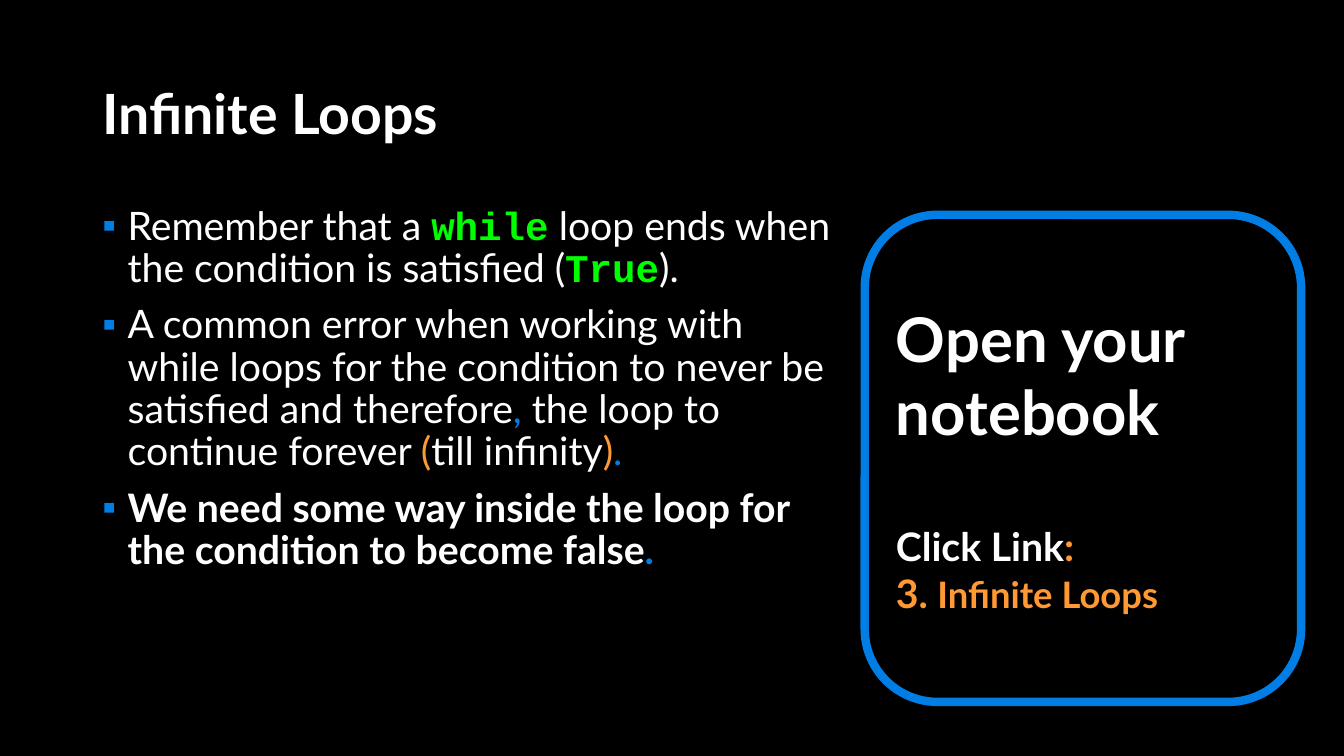
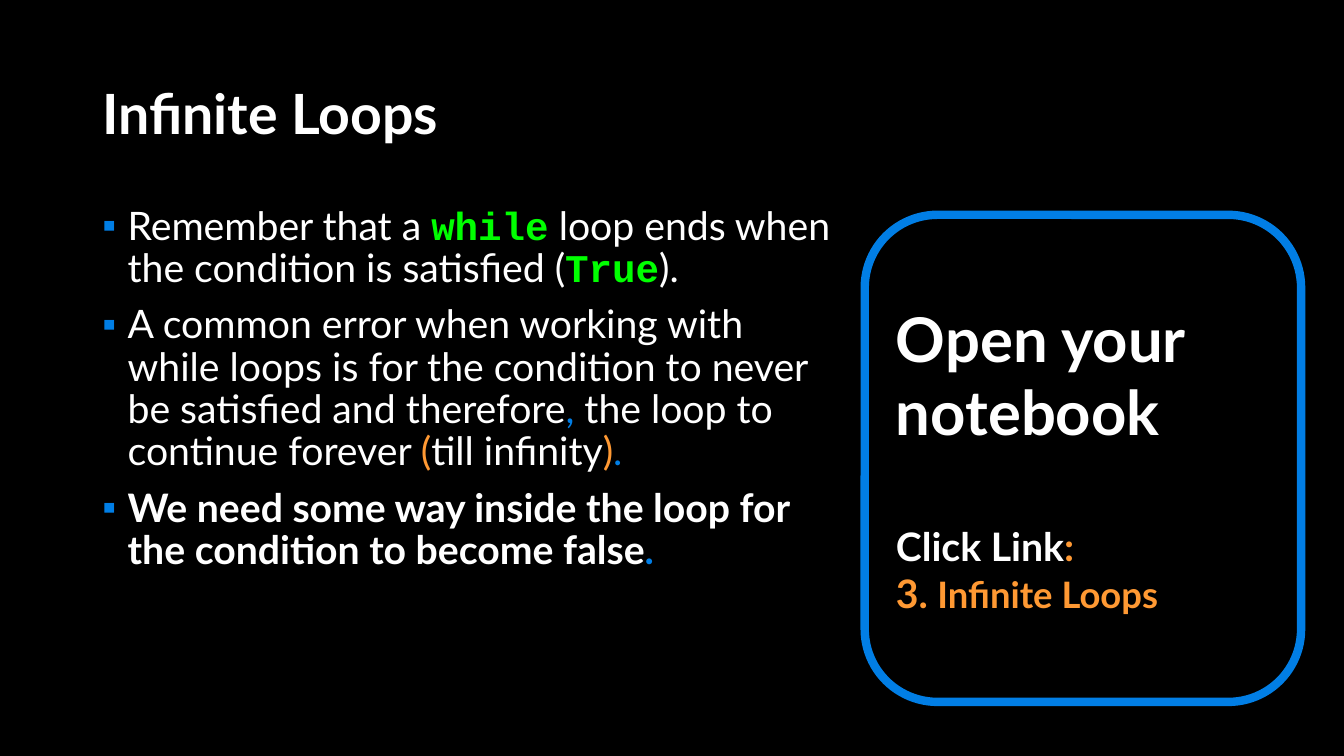
Before and after one commit to APS106/APS106-winter-2022-material, a slide deck: slide 23 of lectures/week4/lecture1/slides/week4_lecture1.pptx (slide 12 before the commit). Drawn at 1344x756 pixels with LibreOffice and Linux fonts; fonts in the diff are those of the drawing; background and template pictures are left out. Boxes give left, top, right and bottom in pixels: in the first picture for what was removed or moved away, otherwise in the second. Text is boxed around its words. In the diff, an @@ line names an element or a change of style, - is before the commit and + after.

```diff
--- a/lectures/week4/lecture1/slides/week4_lecture1.pptx
+++ b/lectures/week4/lecture1/slides/week4_lecture1.pptx
@@ text at [128, 309, 809, 472]: text changed @@
-▪ A common error when working with while loops for the condition to never be satisfied and therefore, the loop to continue forever (till infinity).
+▪ A common error when working with while loops is for the condition to never be satisfied and therefore, the loop to continue forever (till infinity).
```
Also in this commit, not shown: 8 other slides changed, 12 slides added, 3 other files.
